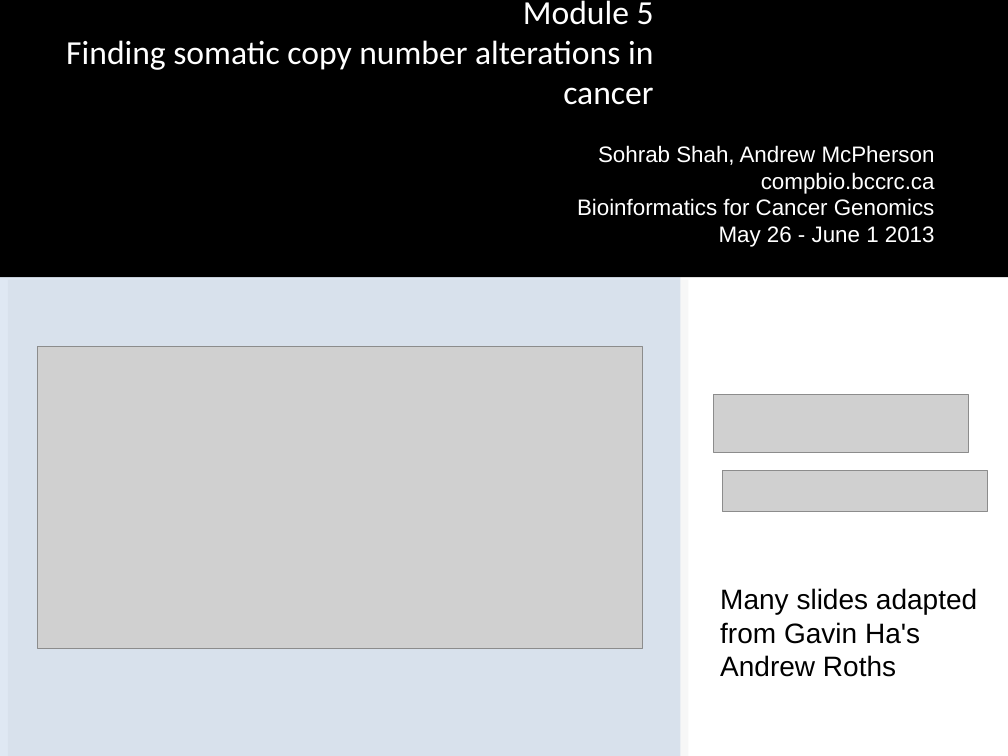
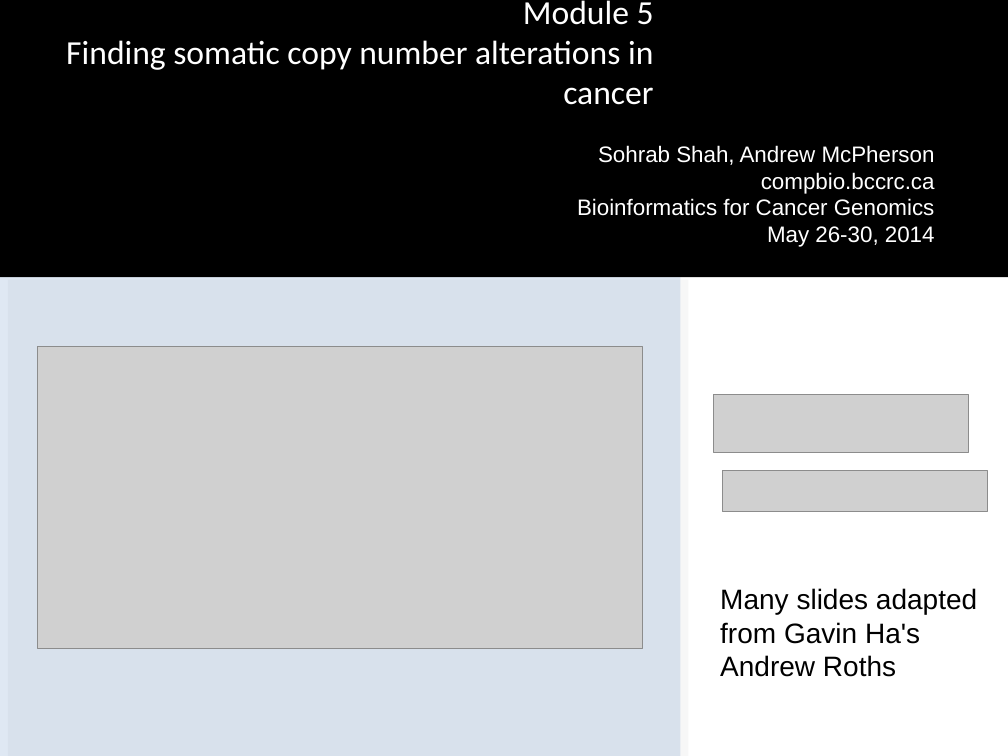
Before and after one commit to tinyheero/BICG-2016, a slide deck: slide 3 of copy_number/content/BiCG_2014_Module5_Lab_shah.ppt. Drawn at 1008x756 pixels with LibreOffice and Linux fonts; fonts in the diff are those of the drawing; grey boxes stand for pictures; background and template pictures are left out. Boxes give left, top, right and bottom in pixels: in the first picture for what was removed or moved away, otherwise in the second. Text is boxed around its words. In the diff, an @@ line names an element or a change of style, - is before the commit and + after.

Commit message:
slides update

```diff
--- a/copy_number/content/BiCG_2014_Module5_Lab_shah.ppt
+++ b/copy_number/content/BiCG_2014_Module5_Lab_shah.ppt
@@ text at [767, 226, 935, 247]: text changed @@
-May 26 - June 1 2013
+May 26-30, 2014
```
Also in this commit, not shown: 1 other file.
